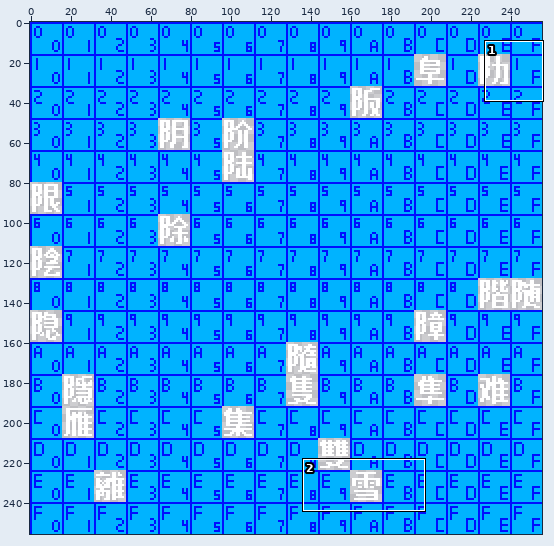
A sprite sheet gets an edit: assets/base/font/cosmic-reach-font-9600.png. The first picture is a wide view before the edit; the outline marks the close-up.
Close-up. First the earlier version:
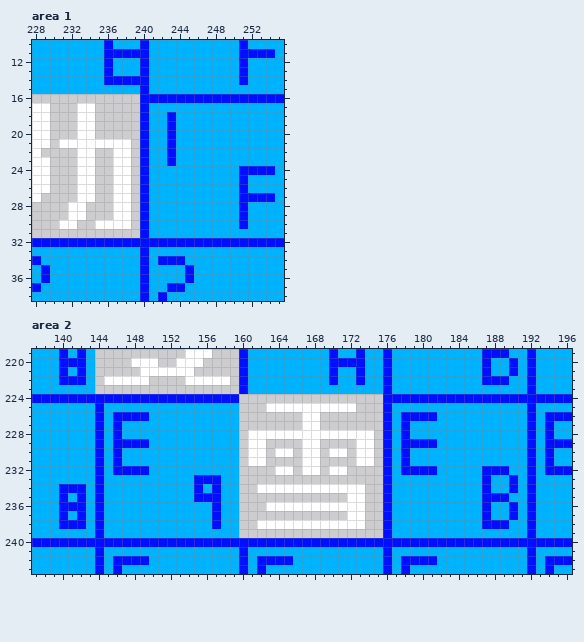
The file is 256x256 pixels. Shown: area 1: x 228..255, y 10..38; area 2: x 137..196, y 219..243.
After:
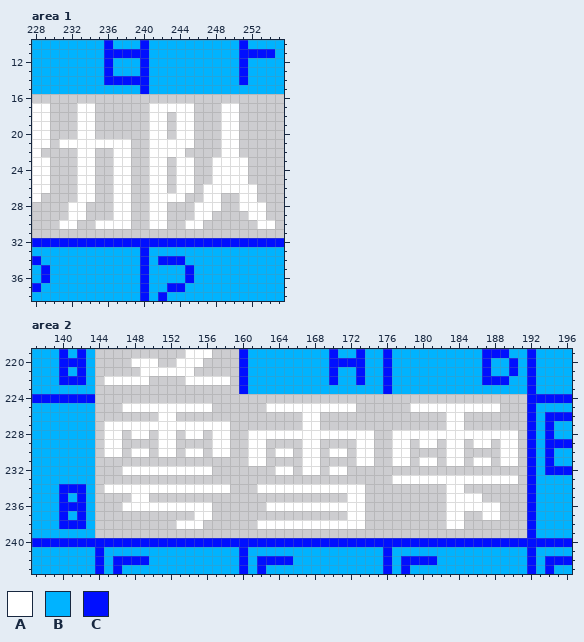
Palette (. is transparent): A #ffffff  B #00b3ff  C #000fff
What changed:
Changed rows in their new state; - is an unchanged pixel.
Area 1:
first column x 240:
16 ................
17 .AAAAA...AA.....
18 .AA.AA...AA.....
19 .AA.AA...AA.....
20 .AA.AA...AA.....
21 .AAAAA...AA.....
22 .AAAA....AA.....
23 .AA.AA..AAAA....
24 .AA.AA..AAAA....
25 .AA.AA..AAAA....
26 .AA.AA.AAAAAA...
27 .AAAA..AA..AA...
28 .AA...AAA..AAA..
29 .AA...AA....AA..
30 .AA..AA......AA.
31 ................
Area 2:
first column x 144:
224 ................----------------................
225 ...AAAAAAAAAA...----------------...AAAAAAAAAA...
226 .......AA.......----------------.......AA.......
227 .AAAAAAAAAAAAAA.----------------.......AA.......
228 .AA.AA.AA.AA.AA.----------------.AAAAAAAAAAAAAA.
229 .AA....AA....AA.----------------.AA.AA.AA.AA.AA.
230 .AA.AA.AA.AA.AA.----------------.AA....AA....AA.
231 ................----------------.AA.AA.AA.AA.AA.
232 ...AAAAAAAAAA...----------------................
233 ................----------------.AAAAAAAAAAAAAA.
234 .AAAAAAAAAAAAAA.----------------.......AA.......
235 ....AA..........----------------.......AAAA.....
236 ...AAAAAAAAAA...----------------.......AAAAAA...
237 ...........AA...----------------.......AA..AA...
238 .........AAA....----------------.......AA.......
239 ................----------------................
